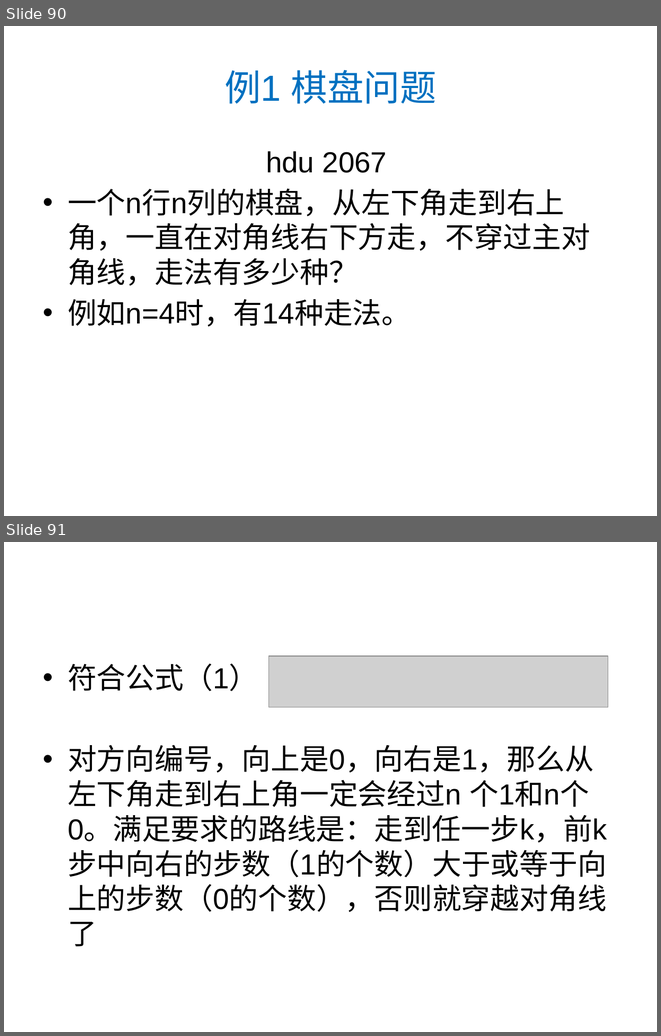
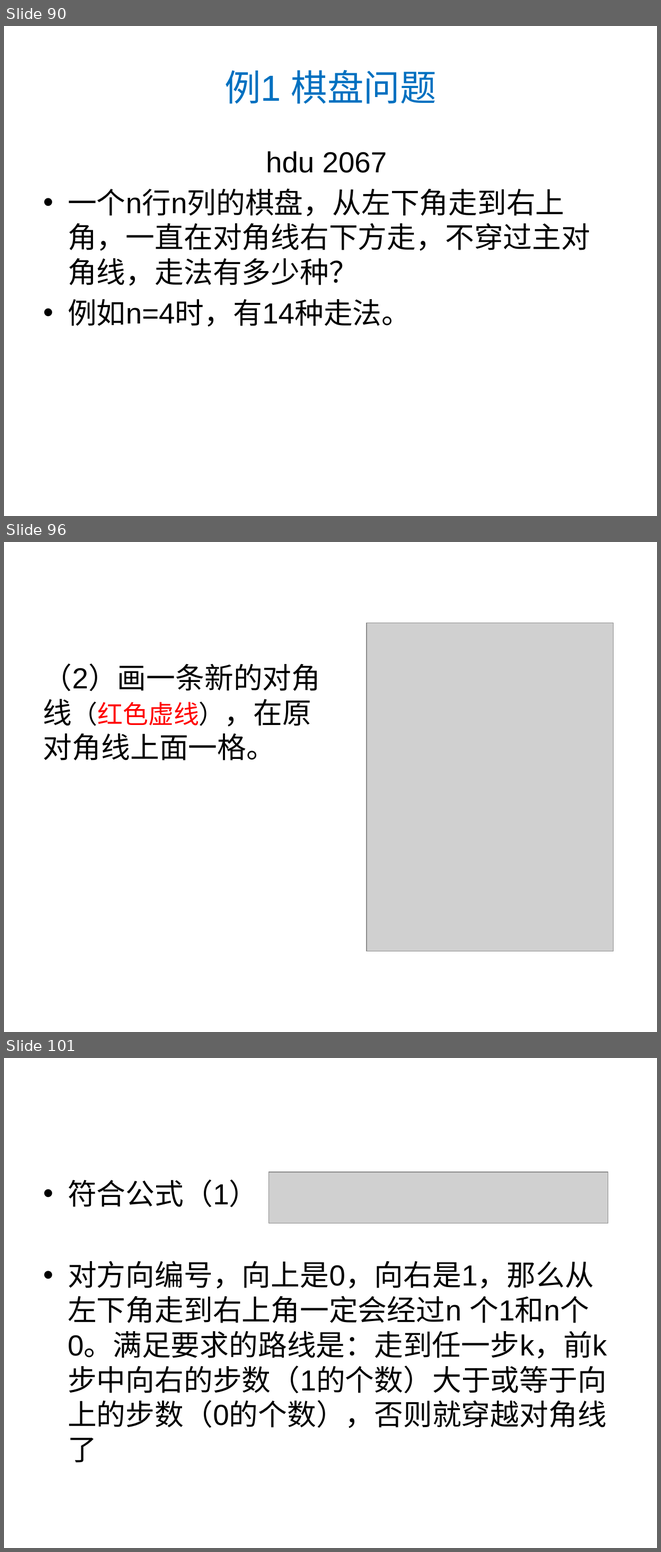
Before and after one commit to luoyongjun999/code, a slide deck: 第8章数学.pptx. Shown one above the other, each under a label of ours: slides 90 and 91 before the commit, slides 90, 96 and 101 after it; the slides between them are not shown. The pictures are 661x1036 and 661x1552 pixels, drawn with LibreOffice and Linux fonts; fonts in the diff are those of the drawing; grey boxes stand for pictures. Boxes give left, top, right and bottom in pixels: in the first picture for what was removed or moved away, otherwise in the second. Text is boxed around its words. In the diff, an @@ line names an element or a change of style, - is before the commit and + after.

```diff
--- a/第8章数学.pptx
+++ b/第8章数学.pptx
@@ slide 96 added at box(4, 542, 657, 1032), background #FFFFFF @@
@@ picture added at box(367, 623, 613, 951) @@
@@ text added at box(43, 663, 321, 760), 32 pt, text #000000 @@
+（2）画一条新的对角线（红色虚线），在原对角线上面一格。
@@ what was slide 91 is now slide 101 @@
```
Also in this commit, not shown: 9 other slides added, 1 other file.
